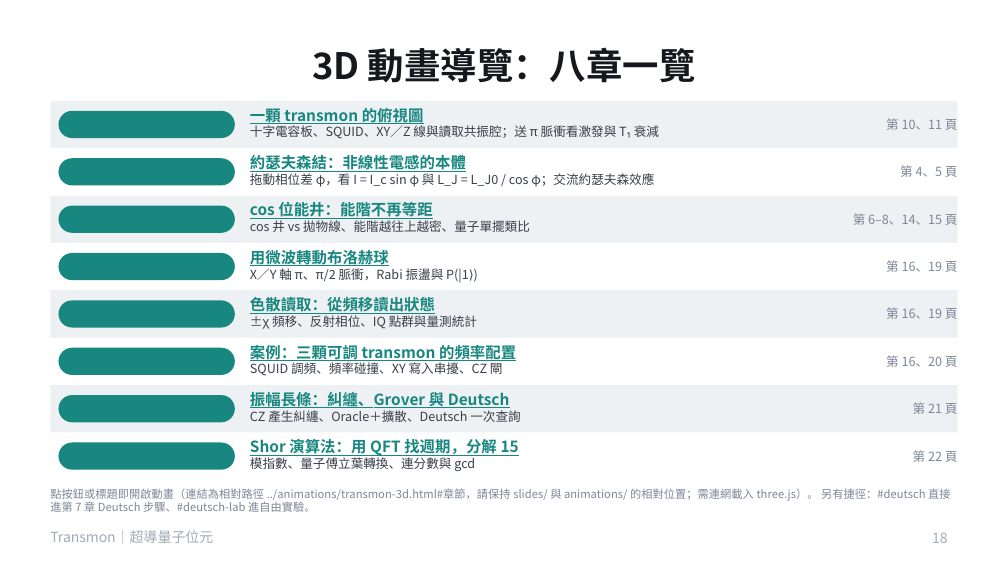
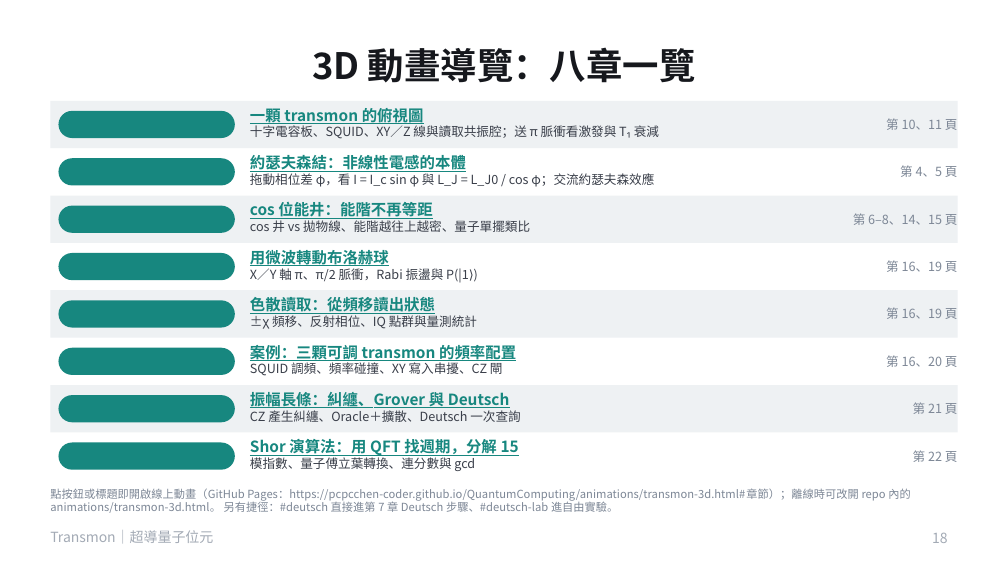
Before and after one commit to pcpcchen-coder/QuantumComputing, a slide deck: slide 18 of slides/transmon.pptx. Drawn at 1008x567 pixels with LibreOffice and Linux fonts; fonts in the diff are those of the drawing. Boxes give left, top, right and bottom in pixels: in the first picture for what was removed or moved away, otherwise in the second. Text is boxed around its words. In the diff, an @@ line names an element or a change of style, - is before the commit and + after.

```diff
--- a/slides/transmon.pptx
+++ b/slides/transmon.pptx
@@ text at box(50, 488, 910, 513): text changed @@
-點按鈕或標題即開啟動畫（連結為相對路徑 ../animations/transmon-3d.html#章節，請保持 slides/ 與 animations/ 的相對位置；需連網載入 three.js）。 另有捷徑：#deutsch 直接進第 7 章 Deutsch 步驟、#deutsch-lab 進自由實驗。
+點按鈕或標題即開啟線上動畫（GitHub Pages：https://pcpcchen-coder.github.io/QuantumComputing/animations/transmon-3d.html#章節）；離線時可改開 repo 內的 animations/transmon-3d.html。 另有捷徑：#deutsch 直接進第 7 章 Deutsch 步驟、#deutsch-lab 進自由實驗。
```
Also in this commit, not shown: 4 other slides changed, 33 other files.
